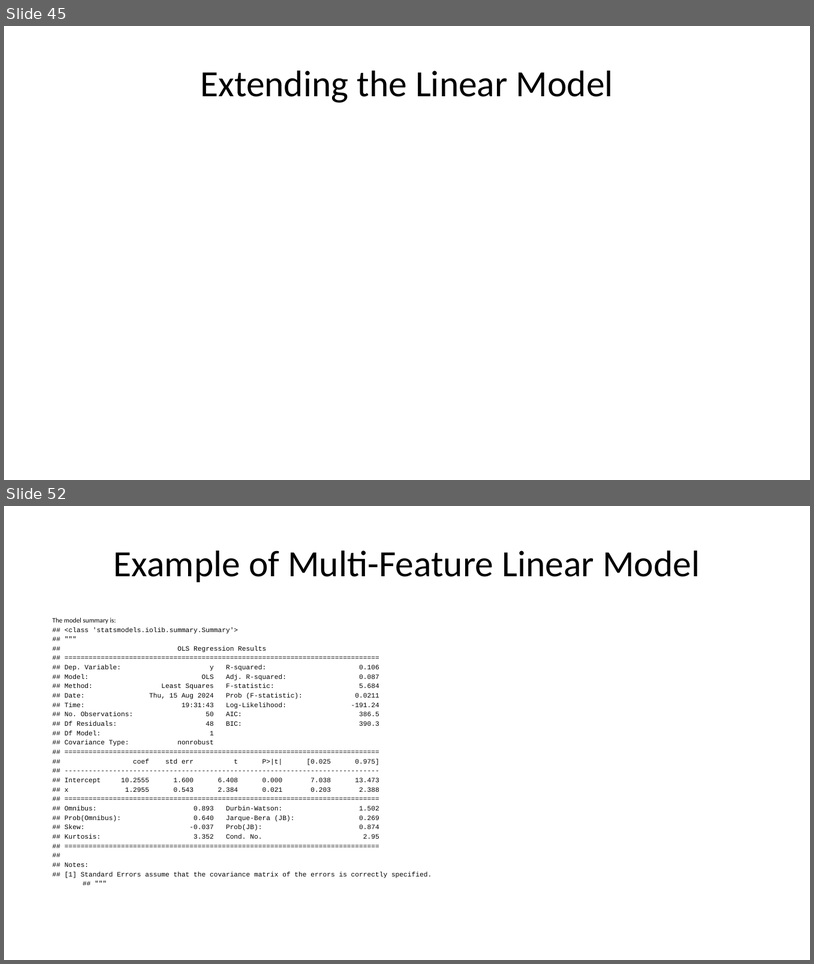
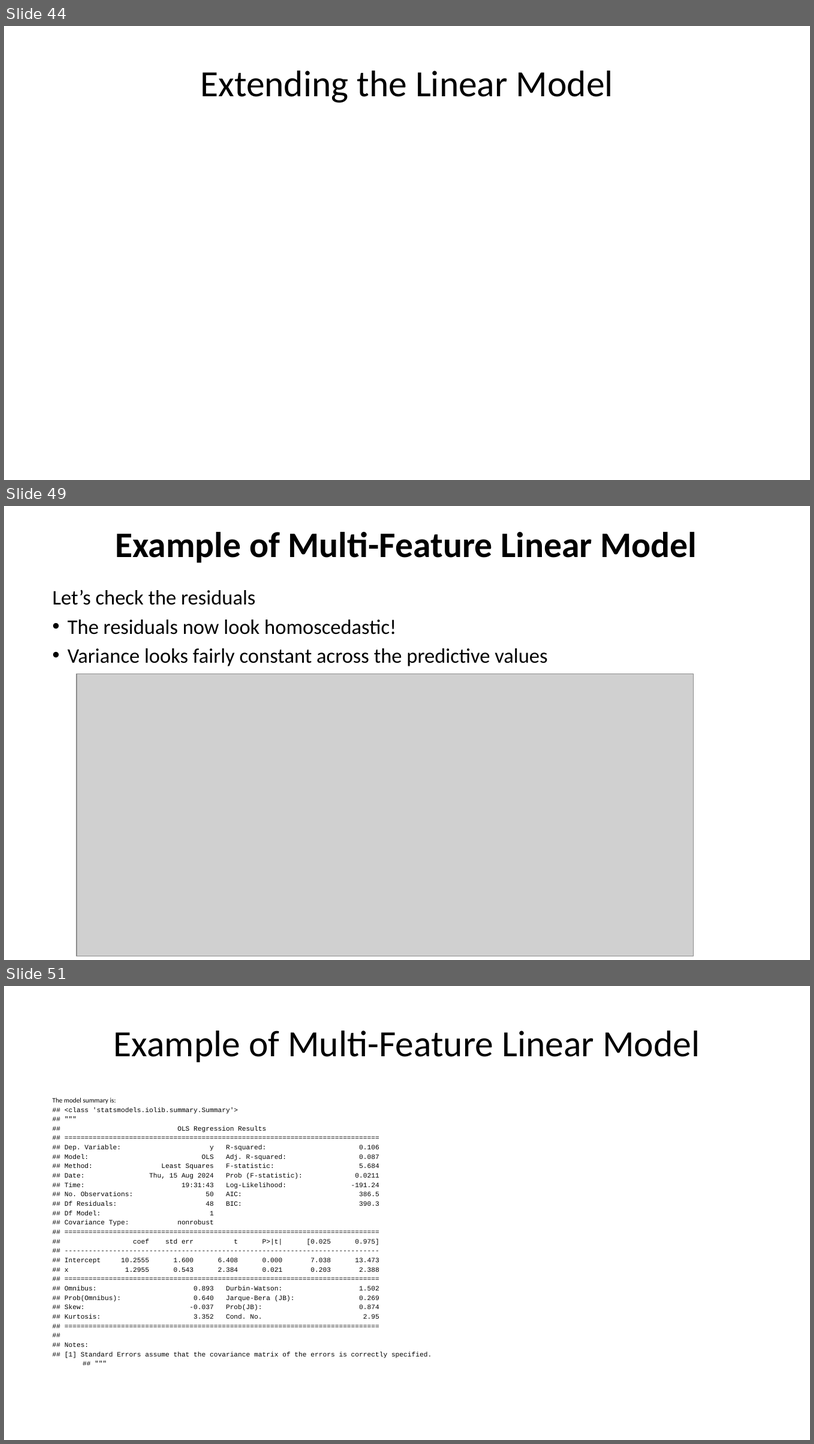
Before and after one commit to StephenElston/CSCI-E-83, a slide deck: LectureSlides/08_IntroductionToLinearModels.pptx. Shown one above the other, each under a label of ours: slides 45 and 52 before the commit, slides 44, 49 and 51 after it; the slides between them are not shown. The pictures are 814x964 and 814x1444 pixels, drawn with LibreOffice and Linux fonts; fonts in the diff are those of the drawing; grey boxes stand for pictures. Boxes give left, top, right and bottom in pixels: in the first picture for what was removed or moved away, otherwise in the second. Text is boxed around its words. In the diff, an @@ line names an element or a change of style, - is before the commit and + after.

```diff
--- a/LectureSlides/08_IntroductionToLinearModels.pptx
+++ b/LectureSlides/08_IntroductionToLinearModels.pptx
@@ slide 49 added at [4, 506, 810, 960], background #FFFFFF @@
@@ title added at [115, 532, 697, 563], 32 pt, text #000000, bold @@
+Example of Multi-Feature Linear Model
@@ text added at [53, 589, 548, 666], 18.5 pt, text #000000 @@
+Let’s check the residuals
+• The residuals now look homoscedastic!
+• Variance looks fairly constant across the predictive values
@@ picture added at [77, 674, 693, 956] @@
@@ what was slide 45 is now slide 44 @@
@@ what was slide 52 is now slide 51 @@
```
Also in this commit, not shown: 8 slides changed, 4 other slides added, 18 slides removed.
